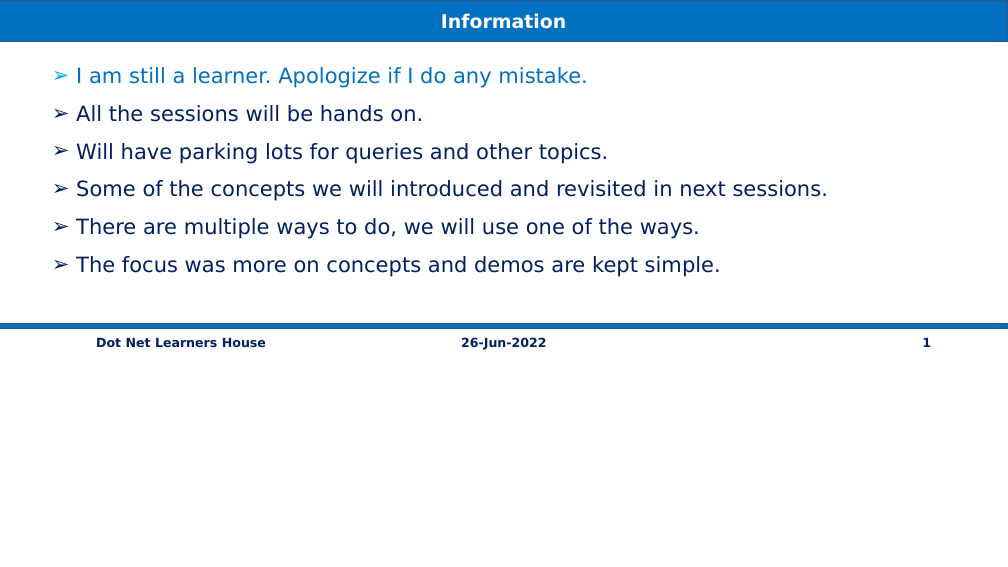
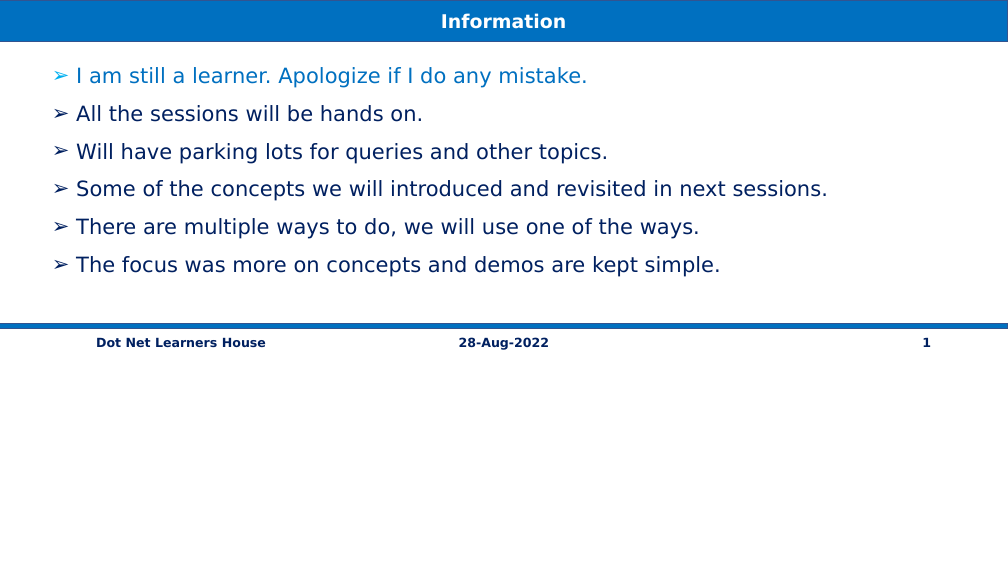
Before and after one commit to vishipayyallore/speaker-series-2022, a slide deck: slide 2 of microsoft-reactor/Demos.pptx. Drawn at 1008x567 pixels with LibreOffice and Linux fonts; fonts in the diff are those of the drawing. Boxes give left, top, right and bottom in pixels: in the first picture for what was removed or moved away, otherwise in the second. Text is boxed around its words. In the diff, an @@ line names an element or a change of style, - is before the commit and + after.

```diff
--- a/microsoft-reactor/Demos.pptx
+++ b/microsoft-reactor/Demos.pptx
@@ text at [459, 337, 550, 350]: text changed @@
-26-Jun-2022
+28-Aug-2022
```
Also in this commit, not shown: 14 other files.
